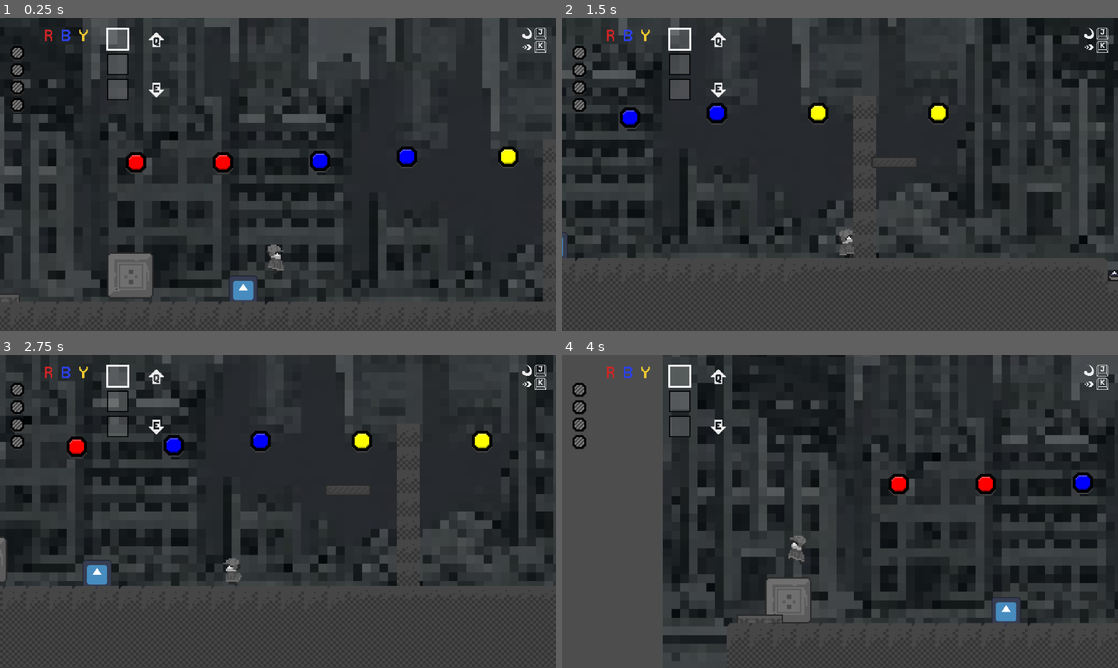
Above: before the commit, frames 1-4 (two rows, left to right).
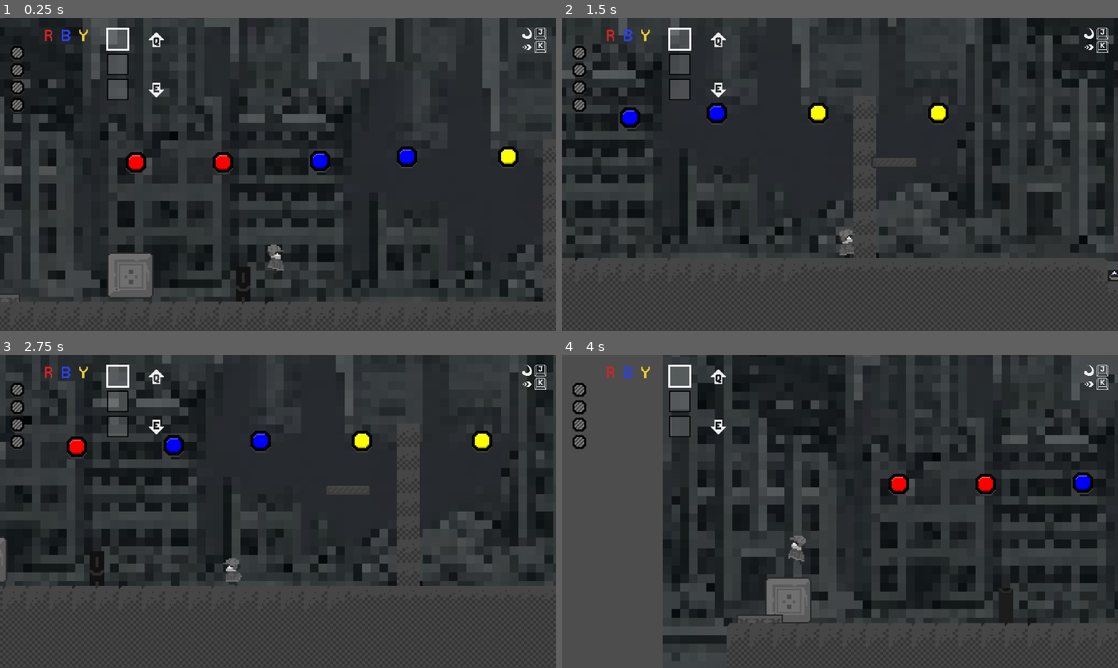
Above: after the commit, the same moments.

Repository: HimeWoo/untitled-paint-game
Game: Godot game, scene res://scenes/item_test.tscn
Same seed, same stepped clock (60 frames per second), same inputs: the game is played once before the commit and once after it. This scene is started directly instead of the project's main scene. The engine's default icon, where the game draws it, is replaced by a stand-in: a white triangle on a blue panel in a dark square.
Inputs (mouse positions are in pixels of both pictures, inside the frame that each line leads up to):
- Up to frame 1 (0.25 s): no input
- Up to frame 2 (1.5 s): tap Enter (queue_confirm) at 0.5 s; move the mouse to (812, 237) at 0.52 s; hold D (move_right) from 0.53 s (still down); tap K (dash) at 0.6 s; click (812, 237) at 0.67 s; tap Space (jump) at 0.77 s; move the mouse to (1006, 221) at 1.27 s; tap S (look_down) at 1.35 s
- Up to frame 3 (2.75 s): tap Space (jump) at 1.52 s; move the mouse to (111, 464) at 2.02 s; release D (move_right) at 2.03 s; hold A (move_left) from 2.03 s (still down); hold W (look_up) from 2.03 s (still down)
- Up to frame 4 (4 s): keep holding A (move_left); move the mouse to (867, 511) at 2.77 s; release W (look_up) at 2.78 s; tap J (melee_attack) at 2.85 s; click (867, 511) at 2.92 s; tap Space (jump) at 3.02, 3.77 s; move the mouse to (756, 433) at 3.52 s; tap 2 (queue_blue) at 3.6 s

The runs differ from the first frame. In frame 1, 0.4% of the frame differs, in the area x 41-47%, y 79-92%; in frame 2, less than 0.1%; in frame 3, 0.4%; in frame 4, 0.4%, in the area x 77-83%, y 74-87%.

Commit message:
add: door animation

Diff:
--- a/untitled-paint-game/scenes/Door.tscn
+++ b/untitled-paint-game/scenes/Door.tscn
@@ -1,18 +1,38 @@
-[gd_scene load_steps=4 format=3 uid="uid://ced6bjidq52ic"]
+[gd_scene load_steps=6 format=3 uid="uid://ced6bjidq52ic"]
 
 [ext_resource type="Script" uid="uid://bobuh2ej4ug8v" path="res://scripts/door.gd" id="1_yfgsh"]
-[ext_resource type="Texture2D" uid="uid://bs5elx113sajt" path="res://assets/tiles/icon.svg" id="2_eyv6f"]
+[ext_resource type="Texture2D" uid="uid://s1c7xcreq1ym" path="res://assets/tiles/door-shut.png" id="2_mg2as"]
+[ext_resource type="Texture2D" uid="uid://28snq21xbpxi" path="res://assets/tiles/door-open.png" id="3_1ebfc"]
+
+[sub_resource type="SpriteFrames" id="SpriteFrames_ao1jx"]
+animations = [{
+"frames": [{
+"duration": 1.0,
+"texture": ExtResource("2_mg2as")
+}],
+"loop": true,
+"name": &"close",
+"speed": 5.0
+}, {
+"frames": [{
+"duration": 1.0,
+"texture": ExtResource("3_1ebfc")
+}],
+"loop": true,
+"name": &"open",
+"speed": 5.0
+}]
 
 [sub_resource type="RectangleShape2D" id="RectangleShape2D_eyv6f"]
 
 [node name="Door" type="StaticBody2D"]
 script = ExtResource("1_yfgsh")
 
-[node name="Sprite2D" type="Sprite2D" parent="."]
-scale = Vector2(0.1578145, 0.15592974)
-texture = ExtResource("2_eyv6f")
+[node name="AnimatedSprite2D" type="AnimatedSprite2D" parent="."]
+sprite_frames = SubResource("SpriteFrames_ao1jx")
+animation = &"close"
+autoplay = "close"
 
 [node name="CollisionShape2D" type="CollisionShape2D" parent="."]
+scale = Vector2(0.49708253, 1.5940876)
 shape = SubResource("RectangleShape2D_eyv6f")
-
-[node name="AnimationPlayer" type="AnimationPlayer" parent="."]
--- a/untitled-paint-game/scripts/door.gd
+++ b/untitled-paint-game/scripts/door.gd
@@ -1,11 +1,14 @@
 extends StaticBody2D
 
+
+@onready var sprite: AnimatedSprite2D = $AnimatedSprite2D
+
 func open():
-	#$AnimationPlayer.play("open")
+	sprite.play("open")
 	print("door opened")
 	$CollisionShape2D.set_deferred("disabled", true)
 
 func close():
 	print("door closed")
-	#$AnimationPlayer.play("close")
+	sprite.play("close")
 	$CollisionShape2D.set_deferred("disabled", false)
Not shown, added: untitled-paint-game/assets/tiles/door-open.png.import
Not shown, added: untitled-paint-game/assets/tiles/door-shut.png.import
